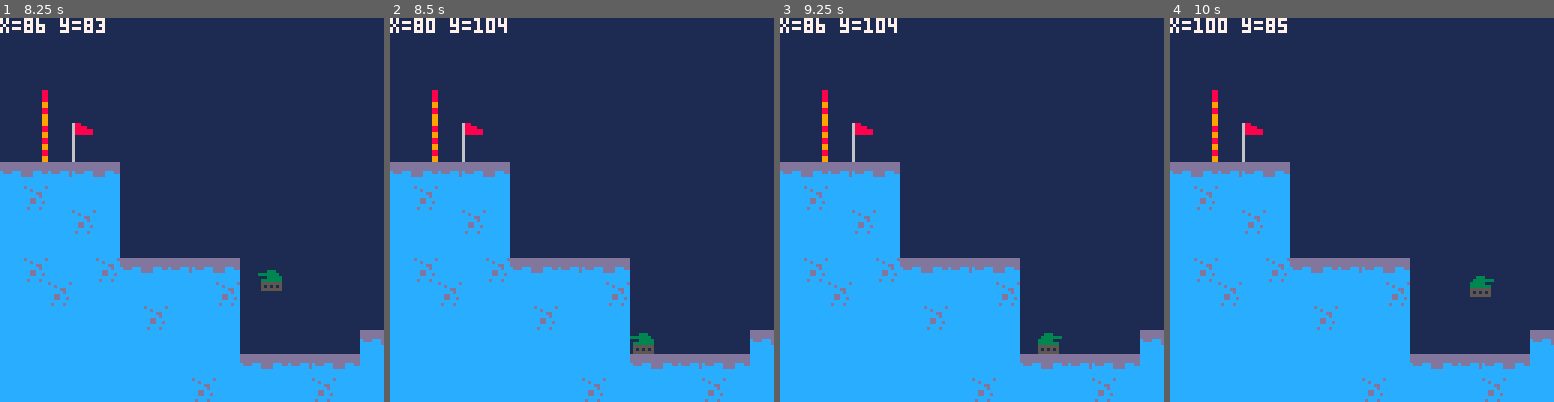
Above: before the commit, frames 1-4 (left to right).
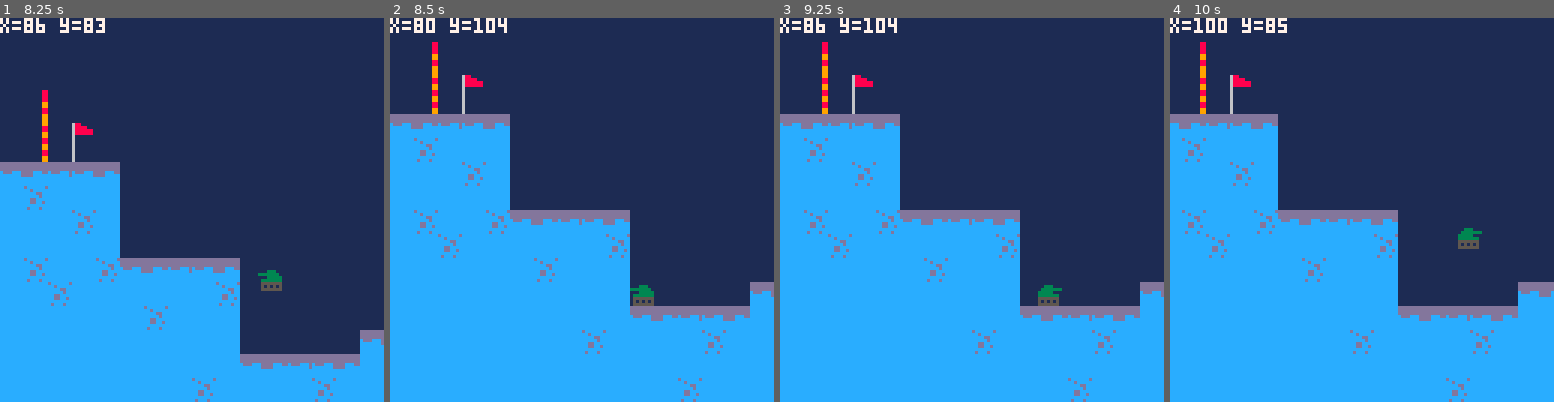
Above: after the commit, the same moments.

Repository: Finn4239/ShellShockLite
Game: PICO-8 cartridge game.p8
The game is run twice, just before and just after one commit, with the same random seed, the same clock (stepped at 60 frames per second) and the same inputs.
Inputs:
- Up to frame 1 (8.25 s): hold Right 1.6-2.1 s; hold Up 2.15-2.42 s; hold Right 2.47-3.03 s; hold Left 3.08-3.58 s; hold Right 4.02-4.68 s; hold Up 4.73-5.03 s; hold Left 5.08-5.68 s; hold Right 6.08-6.58 s; hold Right 6.63-7.13 s; hold Up 7.18-7.45 s; hold Right 7.5-8.07 s; hold Left from 8.12 s (still down)
- Up to frame 2 (8.5 s): keep holding Left
- Up to frame 3 (9.25 s): release Left at 8.62 s; hold Right from 9.05 s (still down)
- Up to frame 4 (10 s): release Right at 9.72 s; hold Up from 9.77 s (still down)

Frame 1 is identical in both runs. In frame 2, 17% of the frame differs, in the area x 0-100%, y 6-100%; in frame 3, 17%; in frame 4, 18%.

Commit message:
add camera functionality: implement camera scrolling and boundaries based on player position

Diff:
--- a/game.p8
+++ b/game.p8
@@ -128,16 +128,17 @@
 00000000000000000000000000000000000000000000000000000000000000000000000000000000000000000000000000000000000000000000000000000000
 20202020202020202020202020202020202020202020202020202020202020000000000000000000000000000000000000000000000000000000000000000000
 00000000000000000000000000000000000000000000000000000000000000000000000000000000000000000000000000000000000000000000000000000000
-20202020202020202020202020202020202020202020202020202020202020000000000000000000000000000000000000000000000000000000000000000000
-00000000000000000000000000000000000000000000000000000000000000000000000000000000000000000000000000000000000000000000000000000000
-20202020202020202020202020202020202020202020202020202020202020000000000000000000000000000000000000000000000000000000000000000000
-00000000000000000000000000000000000000000000000000000000000000000000000000000000000000000000000000000000000000000000000000000000
-20202020202020202020202020202020202020202020202020202020202020000000000000000000000000000000000000000000000000000000000000000000
+20202020202020202020202020202020202020202020202020202020202020000000000000000000000000000000000000222222222222222222222222323232
+32323232323232323232323200000000000000000000000000000000000000000000000000000000000000000000000000000000000000000000000000000000
+20202020202020202020202020202020202020202020202020202020202020222222222222222222222222222222222222212121212121212121212121212121
+21212121212121212121212100000000000000000000000000000000000000000000000000000000000000000000000000000000000000000000000000000000
+20202020202020202020202020202020202020202020202020202020202020202020202020202020202222202021212121212121212121212121212121212121
+21212121212121212121212100000000000000000000000000000000000000000000000000000000000000000000000000000000000000000000000000000000
 __gff__
 0202010104040111100800000000000000000101040401111008000000000000000001010000010108080000000000000000010100000101080800000000000000000000000000000000000000000000000000000000000000000000000000000000000000000000000000000000000000000000000000000000000000000000
 0000000000000000000000000000000000000000000000000000000000000000000000000000000000000000000000000000000000000000000000000000000000000000000000000000000000000000000000000000000000000000000000000000000000000000000000000000000000000000000000000000000000000000
 __map__
-0000000000000000000000000000000000000000000000000000000000000000000000000000000000000000000000000000000000000000000000000000000000000000000000000000000000000000000000000000000000000000000000000000000000000000000000000000000000000000000000000000000000000000
+0000000000000000000000000000000000000000000000000000000000000000000000000002020202020202020202000000000000000000000000000000000000000000000000000000000000000000000000000000000000000000000000000000000000000000000000000000000000000000000000000000000000000000
 0000000000000000000000000000000000000000000000000000000000000000000000000000000000000000000000000000000000000000000000000000000000000000000000000000000000000000000000000000000000000000000000000000000000000000000000000000000000000000000000000000000000000000
 0000000000000000000000000000000000000000000000000000000000000000000000000000000000000000000000000000000000000000000000000000000000000000000000000000000000000000000000000000000000000000000000000000000000000000000000000000000000000000000000000000000000000000
 0006000000000000000000000000000000000000000000000000000000000000000000000000000000000000000000000000000000000000000000000000000000000000000000000000000000000000000000000000000000000000000000000000000000000000000000000000000000000000000000000000000000000000
--- a/src/core/game.lua
+++ b/src/core/game.lua
@@ -6,6 +6,9 @@
 PLAYER_SPRITE_LEFT = 0
 PLAYER_SPRITE_RIGHT = 1
 BORDER_SPRITE = 6
+-- Screen dimensions
+SCREEN_WIDTH = 128
+SCREEN_HEIGHT = 128
 -- Start-coordinates
 x = 24
 y = 40
@@ -13,6 +16,12 @@
 can_jump = true
 -- Velocity
 velocity_y = 0
+-- Camera
+camera_x = 0
+camera_y = 0
+camera_threshold_x = 32  -- Wie nah der Spieler am Bildschirmrand sein muss, bevor die Kamera scrollt
+camera_threshold_y = 24
+
 
 function applyVerticalMovement()
     local y_direction = getVerticalDirection(velocity_y)
@@ -38,24 +47,27 @@
 
     if btn(0) then left = 1
         current_sprite = PLAYER_SPRITE_LEFT
-    else left = 0
-    end
+    else left = 0 end
+
     if btn(1) then right = 1
         current_sprite = PLAYER_SPRITE_RIGHT
-    else right = 0
-    end
+    else right = 0 end
 
     x_direction = right - left
 
     if x_direction ~= 0 then
-        if x_direction > 0 then -- right
-            if not collisionAtPosition(x + x_direction *8, y+4) then
-                x = x + x_direction
-            end
-        else --left
-            if not collisionAtPosition(x + x_direction, y+4) then
-                x = x + x_direction
-            end
+        movePlayerHorizontally(x_direction)
+    end
+end
+
+function movePlayerHorizontally(x_direction)
+    if x_direction > 0 then -- right
+        if not collisionAtPosition(x + x_direction *8, y+4) then
+            x = x + x_direction
+        end
+    else --left
+        if not collisionAtPosition(x + x_direction, y+4) then
+            x = x + x_direction
         end
     end
 end
@@ -102,6 +114,29 @@
     return not isObjectInAir(left_edge, 1) or not isObjectInAir(right_edge, 1)
 end
 
+-- Camera-Functions
+function updateCamera()
+    -- Horizontales Scrolling
+    if x - camera_x > SCREEN_WIDTH/2 + camera_threshold_x then
+        camera_x = x - (SCREEN_WIDTH/2 + camera_threshold_x)
+    elseif x - camera_x < SCREEN_WIDTH/2 - camera_threshold_x then
+        camera_x = x - (SCREEN_WIDTH/2 - camera_threshold_x)
+    end
+
+    -- Vertikales Scrolling (optional, falls du es brauchst)
+    if y - camera_y > SCREEN_HEIGHT/2 + camera_threshold_y then
+        camera_y = y - (SCREEN_HEIGHT/2 + camera_threshold_y)
+    elseif y - camera_y < SCREEN_HEIGHT/2 - camera_threshold_y then
+        camera_y = y - (SCREEN_HEIGHT/2 - camera_threshold_y)
+    end
+
+    -- Kamera-Grenzen (damit die Kamera nicht außerhalb der Map scrollt)
+    camera_x = mid(0, camera_x, SCREEN_WIDTH * 8 - SCREEN_WIDTH)  -- Annahme: Map ist 128x64 Tiles groß
+    camera_y = mid(0, camera_y, SCREEN_HEIGHT * 8 - SCREEN_WIDTH)   -- Annahme: Map ist 128x64 Tiles groß
+end
+
+
+
 -- Pico-8 Standard Functions
 function _update()
     calculateVerticalVelocity(MAX_FALL_SPEED)
@@ -117,15 +152,17 @@
 
     applyVerticalMovement()
     applyHorizontalMovement()
+    updateCamera()
 end
 
 function _draw()
-    cls(5)
     cls(1)
+    camera(camera_x, camera_y)
     map()
     spr(BORDER_SPRITE,8,40)
     spr(BORDER_SPRITE, 8, 32)
     spr(BORDER_SPRITE, 8, 26)
     spr(current_sprite, x, y)
+    camera(0,0)
     print("x="..x.." y="..y, 0, 0, 7)
 end
